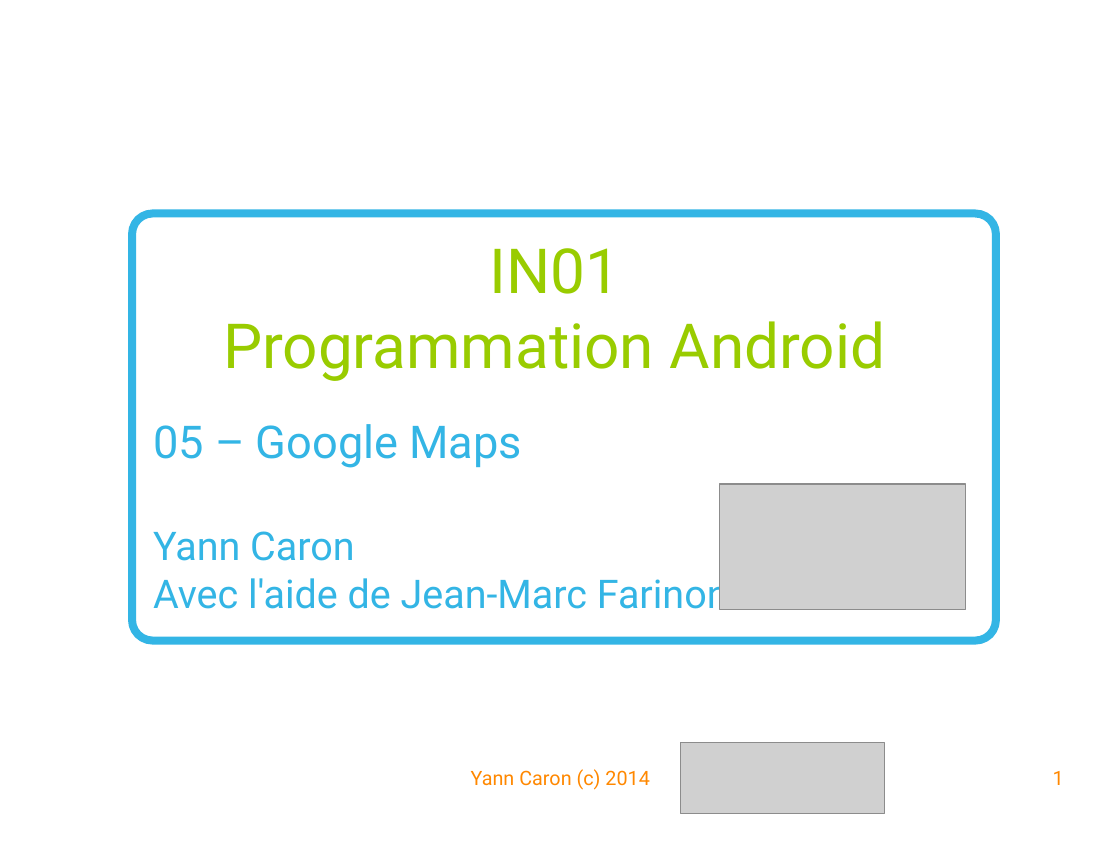
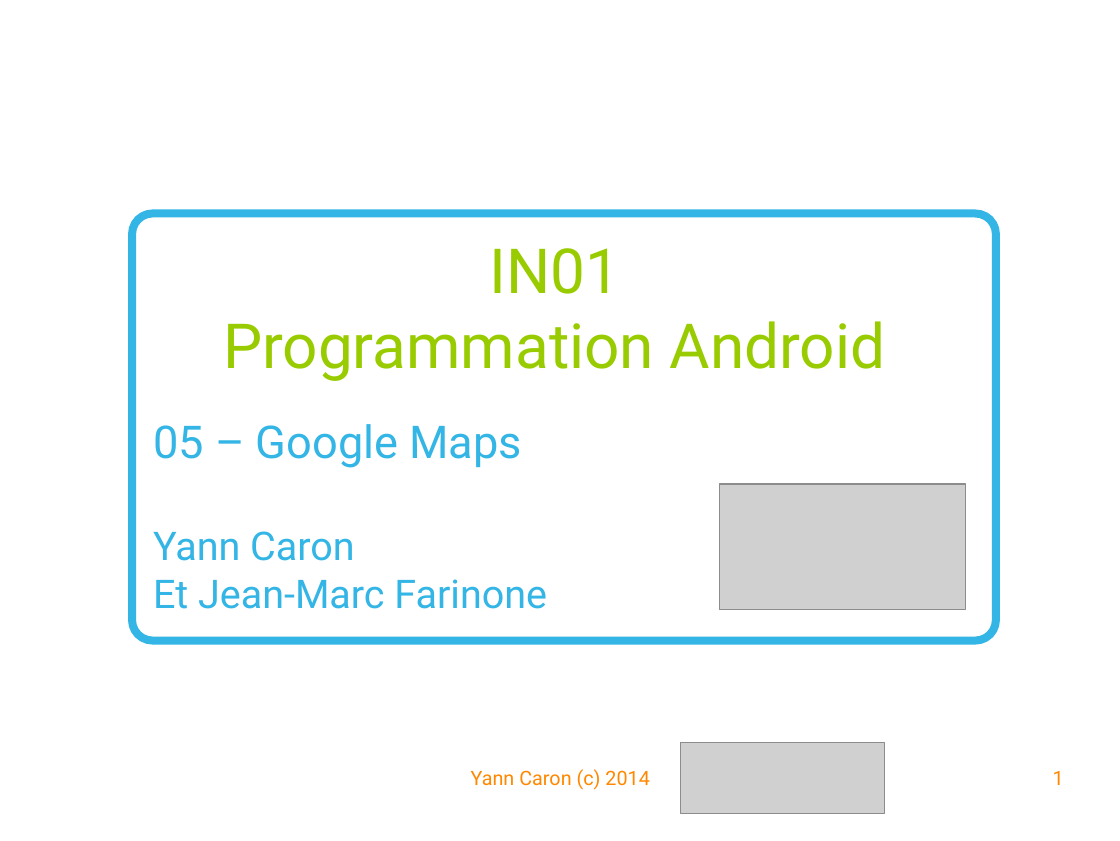
Before and after one commit to YannCaron/Android-ENSG, a slide deck: slide 1 of 05 - Google Map.odp. Drawn at 1120x841 pixels with LibreOffice and Linux fonts; fonts in the diff are those of the drawing; grey boxes stand for pictures; background and template pictures are left out. Boxes give left, top, right and bottom in pixels: in the first picture for what was removed or moved away, otherwise in the second. Text is boxed around its words. In the diff, an @@ line names an element or a change of style, - is before the commit and + after.

```diff
--- a/05 - Google Map.odp
+++ b/05 - Google Map.odp
@@ text at (x1=153, y1=579, x2=547, y2=609): text changed @@
-Avec l'aide de Jean-Marc Farinone
+Et Jean-Marc Farinone
```
Also in this commit, not shown: 12 other slides changed, 1 slide added, 13 other files.
